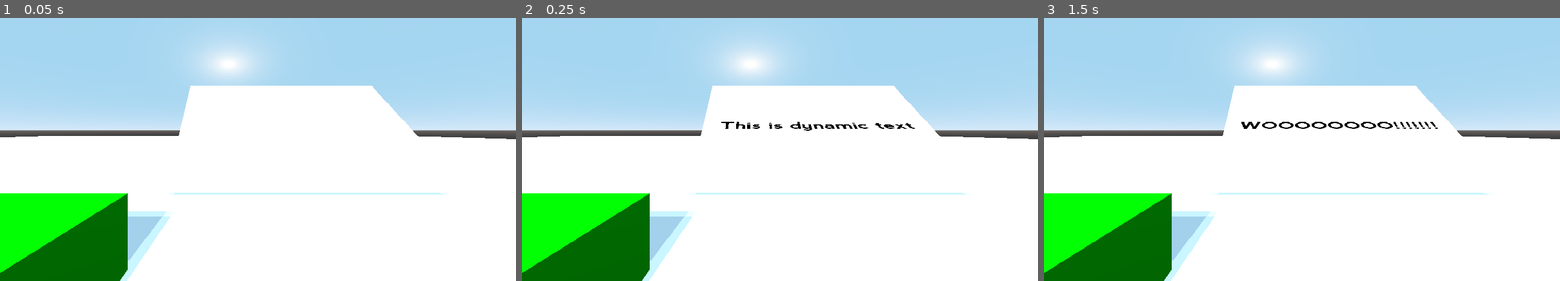
Above: before the commit, frames 1-3 (left to right).
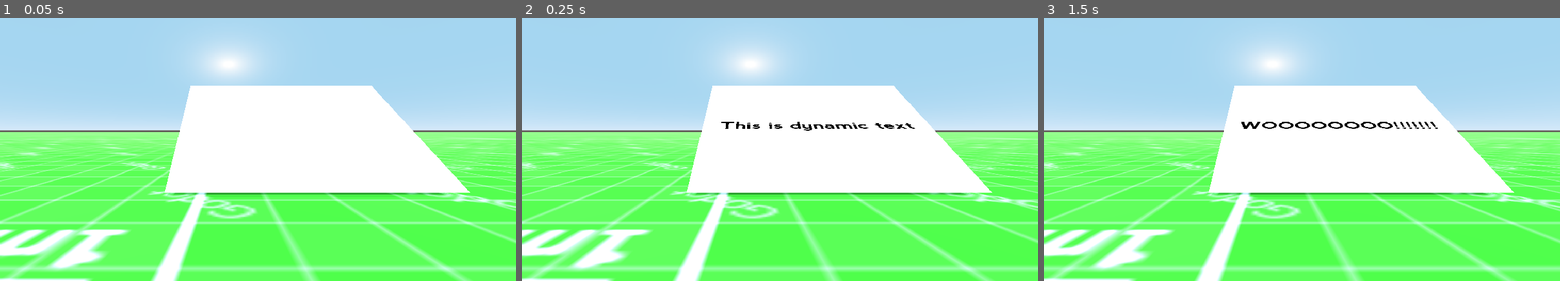
Above: after the commit, the same moments.

Repository: oudeismetis/reading-room
Game: Godot game, scene res://Main.tscn
Two runs of this game, one before a commit and one after it. Both use one fixed random seed, a clock stepped at 60 frames per second and the inputs below.
Inputs (mouse positions are in pixels of both pictures, inside the frame that each line leads up to):
- Up to frame 1 (0.05 s): no input
- Up to frame 2 (0.25 s): no input
- Up to frame 3 (1.5 s): tap Enter at 0.5 s; move the mouse to (1415, 115) at 0.52 s; click (1415, 115) at 0.6 s; tap Space at 1.25 s; move the mouse to (1198, 144) at 1.27 s; click (1198, 144) at 1.35 s

The runs differ from the first frame. In frame 1, 44% of the frame differs, in the area x 0-100%, y 43-100%; in frame 2, 44%; in frame 3, 44%.

Commit message:
grid floor for easier testing

Diff:
--- a/Main.tscn
+++ b/Main.tscn
@@ -1,16 +1,21 @@
-[gd_scene load_steps=11 format=2]
+[gd_scene load_steps=13 format=2]
 
 [ext_resource path="res://Main.gd" type="Script" id=1]
 [ext_resource path="res://Cube.gd" type="Script" id=2]
 [ext_resource path="res://reticle.png" type="Texture" id=3]
 [ext_resource path="res://ARVRCamera.gd" type="Script" id=4]
 [ext_resource path="res://Book.tscn" type="PackedScene" id=5]
+[ext_resource path="res://assets/green_grid.png" type="Texture" id=6]
 
 [sub_resource type="BoxShape" id=1]
 extents = Vector3( 30, 1, 30 )
 
 [sub_resource type="CubeMesh" id=2]
-size = Vector3( 60, 2, 60 )
+size = Vector3( 1000, 2, 1000 )
+
+[sub_resource type="SpatialMaterial" id=6]
+albedo_texture = ExtResource( 6 )
+uv1_scale = Vector3( 100, 100, 1 )
 
 [sub_resource type="SpatialMaterial" id=3]
 albedo_color = Color( 0, 1, 0, 1 )
@@ -32,6 +37,7 @@
 shadow_enabled = true
 
 [node name="ARVRCamera" type="ARVRCamera" parent="."]
+transform = Transform( 1, 0, 0, 0, 1, 0, 0, 0, 1, 0, 1.38038, 0 )
 script = ExtResource( 4 )
 
 [node name="Reticle" type="TextureRect" parent="ARVRCamera"]
@@ -55,10 +61,10 @@
 
 [node name="MeshInstance" type="MeshInstance" parent="Ground"]
 mesh = SubResource( 2 )
-material/0 = null
+material/0 = SubResource( 6 )
 
 [node name="Cube" type="Spatial" parent="."]
-transform = Transform( 1, 0, 0, 0, 1, 0, 0, 0, 1, -1.12876, 0.525934, -0.737808 )
+transform = Transform( 1, 0, 0, 0, 1, 0, 0, 0, 1, -1.12876, 0.525934, 3.13966 )
 script = ExtResource( 2 )
 
 [node name="MeshInstance" type="MeshInstance" parent="Cube"]
Binary file added: assets/green_grid.png
Not shown, added: assets/green_grid.png.import
